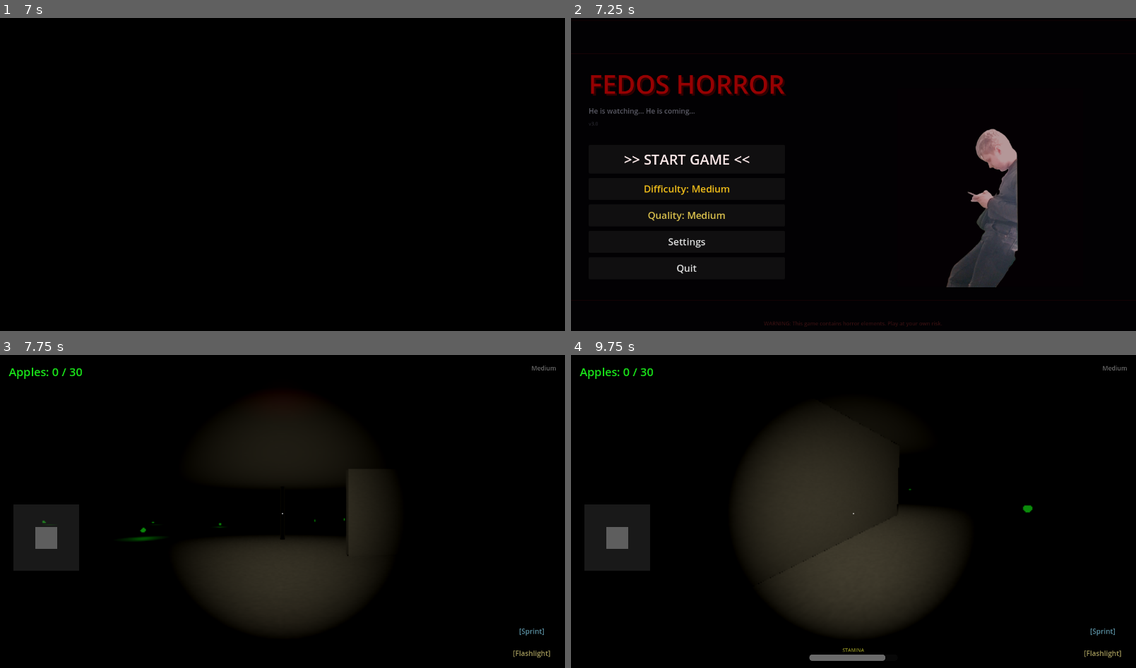
Above: before the commit, frames 1-4 (two rows, left to right).
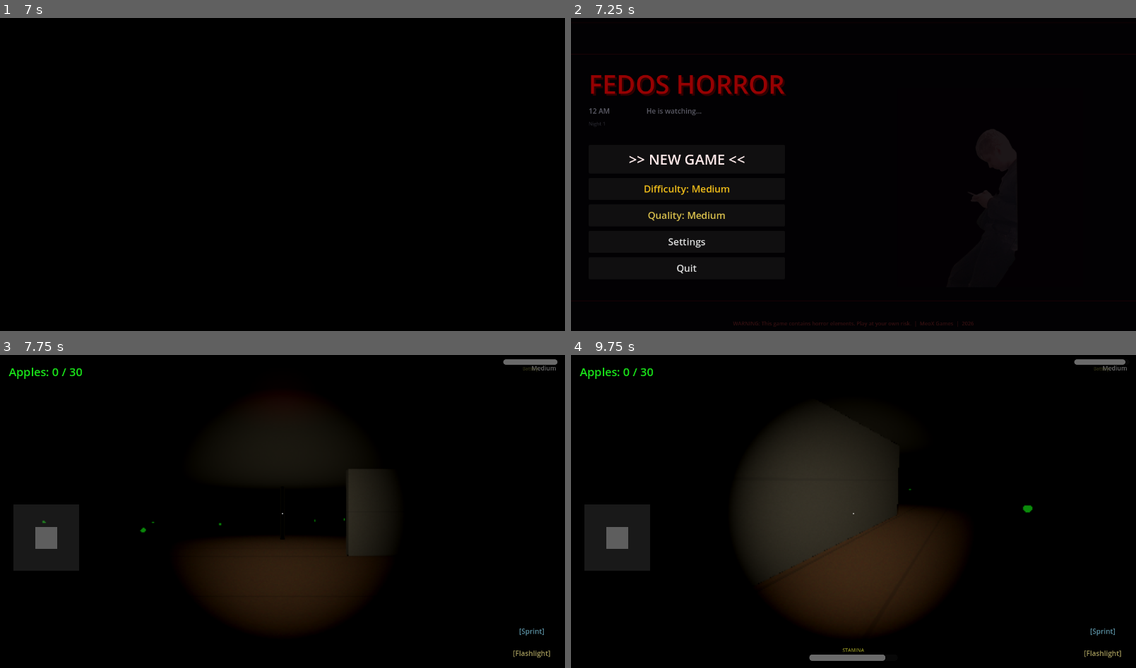
Above: after the commit, the same moments.

Repository: developer-SNOOP/WardenUpgradeMod
Game: Godot game, scene res://scenes/splash_screen.tscn
The game is run twice, just before and just after one commit, with the same random seed, the same clock (stepped at 60 frames per second) and the same inputs.
Inputs (mouse positions are in pixels of both pictures, inside the frame that each line leads up to):
- Up to frame 1 (7 s): move the mouse to (406, 161) at 0.52 s; hold D (move_right) 0.53-1.25 s; hold Shift (sprint) 0.53-1.25 s; click (406, 161) at 0.67 s; tap Enter at 1.25, 5 s; drag from (169, 193) to (254, 240) at 1.27 s; move the mouse to (339, 105) at 2.02 s; hold D (move_right) 2.03-2.75 s; hold Shift (sprint) 2.03-2.75 s; click (339, 105) at 2.17 s; tap Space at 2.75, 5.75 s; drag from (254, 240) to (113, 127) at 2.77 s; move the mouse to (452, 224) at 3.52 s; hold A (move_left) 3.53-4.25 s; hold Shift (sprint) 3.53-4.25 s; click (452, 224) at 3.67 s; drag from (113, 127) to (197, 96) at 4.27 s; move the mouse to (310, 177) at 5.02 s; hold S (move_backward) 5.03-5.75 s; hold Shift (sprint) 5.03-5.75 s; click (310, 177) at 5.17 s; drag from (197, 96) to (169, 193) at 5.77 s; move the mouse to (406, 161) at 6.52 s; hold W (move_forward) from 6.53 s (still down); hold Shift (sprint) from 6.53 s (still down); click (406, 161) at 6.67 s
- Up to frame 2 (7.25 s): keep holding W (move_forward); keep holding Shift (sprint)
- Up to frame 3 (7.75 s): release W (move_forward) at 7.25 s; release Shift (sprint) at 7.25 s; click ">> START GAME <<" (after the commit: ">> NEW GAME <<") at 7.25 s
- Up to frame 4 (9.75 s): tap Enter at 8 s; move the mouse to (825, 514) at 8.02 s; hold W (move_forward) 8.03-9.53 s; tap Shift (sprint) at 8.1, 9.6 s; move the mouse to (864, 508) at 8.77 s; hold Shift (sprint) 8.78-9.53 s; tap Space at 9.5 s; move the mouse to (847, 517) at 9.52 s; hold A (move_left) from 9.53 s (still down)

Frame 1 is identical in both runs. In frame 2, 4.0% of the frame differs, in the area x 3-80%, y 28-99%; in frame 3, 0.3%; in frame 4, 0.4%.

Commit message:
Major FNAF-style update: user OST, screamers, battery, better graphics
Audio:
- Replaced menu music with user's FedosOST.mp3 (Suno-generated)
- Added screamer sound effect (loud, distorted, plays on death)

Screamer System:
- Full-screen red flash with Fedos face on death
- Screen shakes violently during screamer (1.5 seconds)
- Loud screamer audio blast
- Random mini-scares (screen flicker every 25-60 seconds)

FNAF-style Menu:
- Title glitch effect (random red/green flashes)
- Fedos image lurks and drifts left-right
- Faster scan lines like security camera
- Periodic jumpscare tease (Fedos zooms in then fades)
- '12 AM' and 'Night 1' labels like FNAF
- Stronger static noise

Flashlight Battery System:
- Battery drains when flashlight is on (3%/sec)
- Regenerates slowly when off (1.5%/sec)
- Battery bar in top-right corner
- 'BATTERY LOW!' warning flashes when under 20%
- Flashlight auto-off when battery hits 0

Better Graphics:
- 512x512 textures with realistic wood grain lines
- More detailed wall/concrete textures
- 13 room lights (up from 9) with varied ranges
- Better light attenuation for realistic falloff

Camera Shake:
- Subtle camera shake when Fedos is within 10 units
- Intensity scales with proximity

Co-Authored-By: Амир Фазульжанов <fazulzanovamir5@gmail.com>

Diff:
--- a/FedosHorror/scenes/game.tscn
+++ b/FedosHorror/scenes/game.tscn
@@ -450,6 +450,51 @@
 offset_bottom = 100.0
 color = Color(1, 1, 1, 0.3)
 
+[node name="ScreamerRect" type="ColorRect" parent="GameUI"]
+anchors_preset = 15
+anchor_right = 1.0
+anchor_bottom = 1.0
+color = Color(0.1, 0, 0, 1)
+visible = false
+mouse_filter = 2
+
+[node name="ScreamerImage" type="TextureRect" parent="GameUI/ScreamerRect"]
+layout_mode = 1
+anchors_preset = 15
+anchor_right = 1.0
+anchor_bottom = 1.0
+texture = ExtResource("5")
+expand_mode = 1
+stretch_mode = 5
+modulate = Color(1.2, 0.4, 0.4, 1)
+
+[node name="BatteryBar" type="ProgressBar" parent="GameUI"]
+anchors_preset = 1
+anchor_left = 1.0
+anchor_right = 1.0
+offset_left = -140.0
+offset_top = 10.0
+offset_right = -15.0
+offset_bottom = 22.0
+grow_horizontal = 0
+max_value = 100.0
+value = 100.0
+show_percentage = false
+
+[node name="BatteryLabel" type="Label" parent="GameUI"]
+anchors_preset = 1
+anchor_left = 1.0
+anchor_right = 1.0
+offset_left = -140.0
+offset_top = 24.0
+offset_right = -15.0
+offset_bottom = 38.0
+grow_horizontal = 0
+theme_override_colors/font_color = Color(0.7, 0.7, 0.3, 0.5)
+theme_override_font_sizes/font_size = 10
+text = "Battery"
+horizontal_alignment = 1
+
 [node name="WinPanel" type="Panel" parent="GameUI"]
 anchors_preset = 8
 anchor_left = 0.5
--- a/FedosHorror/scenes/main_menu.tscn
+++ b/FedosHorror/scenes/main_menu.tscn
@@ -109,14 +109,14 @@
 layout_mode = 2
 theme_override_colors/font_color = Color(0.45, 0.45, 0.5, 0.8)
 theme_override_font_sizes/font_size = 16
-text = "He is watching... He is coming..."
+text = "12 AM                    He is watching..."
 horizontal_alignment = 0
 
 [node name="VersionLabel" type="Label" parent="VBoxContainer"]
 layout_mode = 2
 theme_override_colors/font_color = Color(0.3, 0.3, 0.35, 0.5)
 theme_override_font_sizes/font_size = 11
-text = "v3.0"
+text = "Night 1"
 
 [node name="Spacer" type="Control" parent="VBoxContainer"]
 layout_mode = 2
@@ -128,7 +128,7 @@
 theme_override_colors/font_color = Color(1, 0.92, 0.92, 1)
 theme_override_colors/font_hover_color = Color(1, 0.2, 0.2, 1)
 theme_override_font_sizes/font_size = 32
-text = ">> START GAME <<"
+text = ">> NEW GAME <<"
 
 [node name="DifficultyButton" type="Button" parent="VBoxContainer"]
 layout_mode = 2
@@ -168,7 +168,7 @@
 grow_vertical = 0
 theme_override_colors/font_color = Color(0.5, 0.15, 0.15, 0.4)
 theme_override_font_sizes/font_size = 12
-text = "WARNING: This game contains horror elements. Play at your own risk."
+text = "WARNING: This game contains horror elements. Play at your own risk.  |  MeoX Games  |  2026"
 horizontal_alignment = 1
 
 [node name="SettingsPanel" type="Panel" parent="."]
--- a/FedosHorror/scripts/game_scene.gd
+++ b/FedosHorror/scripts/game_scene.gd
@@ -65,23 +65,27 @@
 
 func _add_room_lights():
 	var light_positions = [
-		{"pos": Vector3(-30, 2.8, -30), "color": Color(0.6, 0.45, 0.25), "energy": 0.5},
-		{"pos": Vector3(30, 2.8, -30), "color": Color(0.3, 0.3, 0.55), "energy": 0.35},
-		{"pos": Vector3(-30, 2.8, 30), "color": Color(0.5, 0.2, 0.2), "energy": 0.3},
-		{"pos": Vector3(30, 2.8, 30), "color": Color(0.2, 0.4, 0.2), "energy": 0.25},
-		{"pos": Vector3(0, 2.8, 0), "color": Color(0.7, 0.5, 0.3), "energy": 0.4},
-		{"pos": Vector3(-45, 2.8, 0), "color": Color(0.4, 0.3, 0.5), "energy": 0.3},
-		{"pos": Vector3(45, 2.8, 0), "color": Color(0.5, 0.4, 0.2), "energy": 0.25},
-		{"pos": Vector3(0, 2.8, -45), "color": Color(0.3, 0.5, 0.3), "energy": 0.2},
-		{"pos": Vector3(0, 2.8, 45), "color": Color(0.5, 0.2, 0.3), "energy": 0.3},
+		{"pos": Vector3(-30, 2.8, -30), "color": Color(0.7, 0.5, 0.3), "energy": 0.6, "range": 14.0},
+		{"pos": Vector3(30, 2.8, -30), "color": Color(0.35, 0.35, 0.6), "energy": 0.4, "range": 12.0},
+		{"pos": Vector3(-30, 2.8, 30), "color": Color(0.6, 0.25, 0.2), "energy": 0.35, "range": 11.0},
+		{"pos": Vector3(30, 2.8, 30), "color": Color(0.25, 0.5, 0.25), "energy": 0.3, "range": 10.0},
+		{"pos": Vector3(0, 2.8, 0), "color": Color(0.8, 0.6, 0.35), "energy": 0.5, "range": 16.0},
+		{"pos": Vector3(-45, 2.8, 0), "color": Color(0.5, 0.35, 0.55), "energy": 0.35, "range": 12.0},
+		{"pos": Vector3(45, 2.8, 0), "color": Color(0.6, 0.45, 0.25), "energy": 0.3, "range": 11.0},
+		{"pos": Vector3(0, 2.8, -45), "color": Color(0.35, 0.55, 0.35), "energy": 0.25, "range": 10.0},
+		{"pos": Vector3(0, 2.8, 45), "color": Color(0.6, 0.25, 0.35), "energy": 0.35, "range": 12.0},
+		{"pos": Vector3(-15, 2.8, -15), "color": Color(0.8, 0.4, 0.2), "energy": 0.2, "range": 8.0},
+		{"pos": Vector3(15, 2.8, 15), "color": Color(0.3, 0.3, 0.7), "energy": 0.2, "range": 8.0},
+		{"pos": Vector3(-40, 2.8, -40), "color": Color(0.5, 0.2, 0.15), "energy": 0.15, "range": 7.0},
+		{"pos": Vector3(40, 2.8, 40), "color": Color(0.15, 0.4, 0.2), "energy": 0.15, "range": 7.0},
 	]
 	for ld in light_positions:
 		var light = OmniLight3D.new()
 		light.position = ld["pos"]
 		light.light_color = ld["color"]
 		light.light_energy = ld["energy"]
-		light.omni_range = 10.0
-		light.omni_attenuation = 1.5
+		light.omni_range = ld["range"]
+		light.omni_attenuation = 1.2
 		light.shadow_enabled = false
 		add_child(light)
 
--- a/FedosHorror/scripts/game_ui.gd
+++ b/FedosHorror/scripts/game_ui.gd
@@ -13,6 +13,10 @@
 @onready var heartbeat_label: Label = $HeartbeatLabel
 @onready var flashlight_label: Label = $FlashlightLabel
 @onready var sprint_button: Label = $SprintButton
+@onready var screamer_rect: ColorRect = $ScreamerRect
+@onready var screamer_image: TextureRect = $ScreamerRect/ScreamerImage
+@onready var battery_bar: ProgressBar = $BatteryBar
+@onready var battery_label: Label = $BatteryLabel
 
 var warning_timer: float = 0.0
 var shake_amount: float = 0.0
@@ -22,11 +26,29 @@
 var sprint_touch_area: Rect2 = Rect2()
 var sprint_touch_index: int = -1
 
+# Screamer system
+var screamer_active: bool = false
+var screamer_timer: float = 0.0
+var screamer_duration: float = 1.5
+var screamer_sound: AudioStreamPlayer = null
+var random_scare_timer: float = 0.0
+var next_scare_time: float = 30.0
+
+# Flashlight battery
+var battery: float = 100.0
+var battery_drain: float = 3.0
+var battery_regen: float = 1.5
+var flashlight_on: bool = true
+
+# Camera shake
+var camera_shake_intensity: float = 0.0
+
 func _ready():
 	win_panel.visible = false
 	lose_panel.visible = false
 	speed_warning.visible = false
 	heartbeat_label.visible = false
+	screamer_rect.visible = false
 	update_apple_count(0)
 	vignette.modulate.a = 0.0
 	GameManager.apple_collected.connect(_on_apple_collected)
@@ -36,6 +58,17 @@
 
 	if joystick and joystick.has_signal("joystick_input"):
 		joystick.joystick_input.connect(_on_joystick_input)
+
+	_setup_screamer_sound()
+	next_scare_time = randf_range(25.0, 50.0)
+
+func _setup_screamer_sound():
+	screamer_sound = AudioStreamPlayer.new()
+	var stream = load("res://audio/screamer.ogg")
+	if stream:
+		screamer_sound.stream = stream
+		screamer_sound.volume_db = 6.0
+	add_child(screamer_sound)
 
 func _update_touch_areas():
 	var pad = 15.0
@@ -65,11 +98,12 @@
 
 func _toggle_flashlight():
 	var player = get_tree().get_first_node_in_group("player")
-	if player:
+	if player and battery > 0:
 		var flashlight = player.get_node_or_null("Camera3D/Flashlight")
 		if flashlight:
-			flashlight.visible = !flashlight.visible
-			if flashlight.visible:
+			flashlight_on = !flashlight_on
+			flashlight.visible = flashlight_on
+			if flashlight_on:
 				flashlight_label.text = "[Flashlight ON]"
 			else:
 				flashlight_label.text = "[Flashlight OFF]"
@@ -96,9 +130,52 @@
 		sprint_label.visible = player.stamina < player.max_stamina
 		player.is_sprinting_touch = is_sprinting_touch
 
+	# Flashlight battery system
+	if GameManager.game_active and player:
+		var flashlight = player.get_node_or_null("Camera3D/Flashlight")
+		if flashlight and flashlight.visible:
+			battery = max(0, battery - battery_drain * delta)
+			if battery <= 0:
+				flashlight.visible = false
+				flashlight_on = false
+				flashlight_label.text = "[NO BATTERY]"
+		else:
+			battery = min(100.0, battery + battery_regen * delta)
+		battery_bar.value = battery
+		battery_bar.visible = true
+		battery_label.visible = true
+		if battery < 20:
+			battery_label.text = "BATTERY LOW!"
+			battery_label.modulate = Color(1, 0.2, 0.2, 0.6 + sin(heartbeat_time * 4.0) * 0.4)
+		else:
+			battery_label.text = "Battery"
+			battery_label.modulate = Color(1, 1, 1, 0.5)
+
+	# Screamer animation
+	if screamer_active:
+		screamer_timer += delta
+		if screamer_timer < screamer_duration:
+			screamer_rect.visible = true
+			var shake = sin(screamer_timer * 40.0) * 15.0
+			screamer_rect.position = Vector2(shake, sin(screamer_timer * 35.0) * 10.0)
+			var flash = abs(sin(screamer_timer * 20.0))
+			screamer_rect.modulate = Color(1, flash * 0.3, flash * 0.3, 1.0)
+		else:
+			screamer_active = false
+			screamer_rect.visible = false
+			screamer_rect.position = Vector2.ZERO
+
+	# Random mini-scare (screen flicker when Fedos is close)
+	if GameManager.game_active:
+		random_scare_timer += delta
+		if random_scare_timer >= next_scare_time:
+			random_scare_timer = 0.0
+			next_scare_time = randf_range(25.0, 60.0)
+			_trigger_mini_scare()
+
 	# Heartbeat proximity system
 	if GameManager.game_active:
-		var fedos = get_tree().get_first_node_in_group("fedos") if false else _find_fedos()
+		var fedos = _find_fedos()
 		if fedos and player:
 			var dist = player.global_position.distance_to(fedos.global_position)
 			heartbeat_time += delta
@@ -108,15 +185,37 @@
 				var beat_speed = 2.0 + intensity * 6.0
 				var beat = abs(sin(heartbeat_time * beat_speed))
 				heartbeat_label.modulate.a = 0.4 + beat * 0.6
-				if dist < 15.0:
+				if dist < 10.0:
 					heartbeat_label.text = "!! HEARTBEAT RACING !!"
-					vignette.modulate.a = max(vignette.modulate.a, intensity * 0.15)
-				elif dist < 25.0:
+					vignette.modulate.a = max(vignette.modulate.a, intensity * 0.25)
+					# Camera shake when very close
+					camera_shake_intensity = intensity * 0.3
+				elif dist < 20.0:
 					heartbeat_label.text = "... thump ... thump ..."
+					camera_shake_intensity = intensity * 0.1
 				else:
 					heartbeat_label.text = "... thump ..."
+					camera_shake_intensity = 0.0
 			else:
 				heartbeat_label.visible = false
+				camera_shake_intensity = 0.0
+
+		# Apply camera shake
+		if player and camera_shake_intensity > 0:
+			var cam = player.get_node_or_null("Camera3D")
+			if cam:
+				cam.h_offset = sin(heartbeat_time * 15.0) * camera_shake_intensity * 0.02
+				cam.v_offset = cos(heartbeat_time * 12.0) * camera_shake_intensity * 0.015
+
+func _trigger_mini_scare():
+	vignette.modulate.a = 0.5
+	shake_amount = 0.8
+
+func trigger_screamer():
+	screamer_active = true
+	screamer_timer = 0.0
+	if screamer_sound:
+		screamer_sound.play()
 
 func _find_fedos() -> Node3D:
 	var game = get_tree().current_scene
@@ -141,11 +240,12 @@
 	Input.mouse_mode = Input.MOUSE_MODE_VISIBLE
 
 func _on_game_lost():
+	trigger_screamer()
 	lose_panel.visible = true
 	joystick.visible = false
 	Input.mouse_mode = Input.MOUSE_MODE_VISIBLE
 
 func _on_joystick_input(vec: Vector2):
 	var player = get_tree().get_first_node_in_group("player")
-	if player and player.has_method("set_joystick_input"):
+	if player:
 		player.set_joystick_input(vec)
--- a/FedosHorror/scripts/main_menu.gd
+++ b/FedosHorror/scripts/main_menu.gd
@@ -25,6 +25,10 @@
 var flicker_timer: float = 0.0
 var next_flicker: float = 3.0
 var music_player: AudioStreamPlayer = null
+var jumpscare_timer: float = 0.0
+var next_jumpscare: float = 15.0
+var fedos_target_x: float = 0.0
+var fedos_drift_speed: float = 0.0
 
 func _ready():
 	Input.mouse_mode = Input.MOUSE_MODE_VISIBLE
@@ -43,47 +47,83 @@
 	_update_quality_label()
 	_load_settings_ui()
 	_start_menu_music()
+	next_jumpscare = randf_range(10.0, 25.0)
+	fedos_target_x = fedos_image.position.x if fedos_image else 100.0
 
 func _process(delta):
 	time += delta
 
-	# Title pulse
-	var pulse = 0.55 + sin(time * 2.0) * 0.45
-	title_label.modulate = Color(pulse, 0.06, 0.08, 1.0)
-
-	# Glow lines animate
+	# FNAF-style title glitch effect
+	var glitch = randf()
+	if glitch < 0.02:
+		title_label.position.x = randf_range(-3, 3)
+		title_label.modulate = Color(1.0, 0.0, 0.0, 1.0)
+	elif glitch < 0.04:
+		title_label.position.x = 0
+		title_label.modulate = Color(0.0, 0.9, 0.0, 0.4)
+	else:
+		title_label.position.x = lerp(title_label.position.x, 0.0, delta * 10.0)
+		var pulse = 0.55 + sin(time * 2.0) * 0.45
+		title_label.modulate = Color(pulse, 0.06, 0.08, 1.0)
+
+	# Glow lines animate with varying speed
 	if glow_line1:
 		glow_line1.modulate.a = 0.3 + sin(time * 1.5) * 0.15
+		glow_line1.position.y = 80.0 + sin(time * 0.3) * 20.0
 	if glow_line2:
 		glow_line2.modulate.a = 0.25 + sin(time * 1.8 + 1.0) * 0.15
-
-	# Scan line moves down
+		glow_line2.position.y = 640.0 + sin(time * 0.4) * 15.0
+
+	# Multiple scan lines like FNAF camera
 	if scan_line:
 		var screen_h = get_viewport().get_visible_rect().size.y
-		scan_line.position.y = fmod(time * 80.0, screen_h + 10.0) - 5.0
-		scan_line.modulate.a = 0.2 + sin(time * 3.0) * 0.1
-
-	# Fedos image: subtle breathing and occasional flicker
+		scan_line.position.y = fmod(time * 120.0, screen_h + 10.0) - 5.0
+		scan_line.modulate.a = 0.15 + sin(time * 5.0) * 0.1
+
+	# Fedos image: FNAF-style lurking behavior
 	if fedos_image:
-		var breathe = 1.0 + sin(time * 1.5) * 0.02
+		var breathe = 1.0 + sin(time * 1.2) * 0.015
 		fedos_image.scale = Vector2(breathe, breathe)
+
+		# Slow drift left-right like lurking
+		fedos_image.position.x = lerp(fedos_image.position.x, fedos_target_x + sin(time * 0.5) * 15.0, delta * 0.8)
 
 		flicker_timer += delta
 		if flicker_timer > next_flicker:
 			flicker_timer = 0.0
-			next_flicker = randf_range(2.0, 6.0)
+			next_flicker = randf_range(1.5, 5.0)
+			# FNAF-style: fedos disappears and reappears
+			fedos_image.modulate.a = 0.0
+		elif flicker_timer < 0.08:
+			fedos_image.modulate.a = 0.9
+		elif flicker_timer < 0.15 and fedos_image.modulate.a > 0.8:
 			fedos_image.modulate.a = 0.1
-		elif flicker_timer < 0.1 and fedos_image.modulate.a < 0.5:
-			fedos_image.modulate.a = 0.6
+		elif flicker_timer < 0.2:
+			fedos_image.modulate.a = 0.85
 		else:
-			fedos_image.modulate.a = lerp(fedos_image.modulate.a, 0.55, delta * 2.0)
+			fedos_image.modulate.a = lerp(fedos_image.modulate.a, 0.7, delta * 2.0)
 
 	if fedos_glow:
-		fedos_glow.modulate.a = 0.1 + sin(time * 2.5) * 0.08
-
-	# Static noise flicker
+		fedos_glow.modulate.a = 0.08 + sin(time * 3.0) * 0.06
+
+	# Static noise - more intense like FNAF camera
 	if static_noise:
-		static_noise.modulate.a = randf_range(0.01, 0.04)
+		static_noise.modulate.a = randf_range(0.02, 0.06)
+
+	# FNAF-style periodic jumpscare tease on menu
+	jumpscare_timer += delta
+	if jumpscare_timer >= next_jumpscare:
+		jumpscare_timer = 0.0
+		next_jumpscare = randf_range(12.0, 30.0)
+		_menu_jumpscare_tease()
+
+func _menu_jumpscare_tease():
+	if fedos_image:
+		fedos_image.modulate = Color(1.5, 0.3, 0.3, 1.0)
+		fedos_image.scale = Vector2(1.15, 1.15)
+		var tween = create_tween()
+		tween.tween_property(fedos_image, "modulate", Color(1.0, 0.85, 0.85, 0.7), 0.5)
+		tween.tween_property(fedos_image, "scale", Vector2(1.0, 1.0), 0.5)
 
 func _on_play_pressed():
 	if music_player:
@@ -95,7 +135,7 @@
 	if stream:
 		music_player = AudioStreamPlayer.new()
 		music_player.stream = stream
-		music_player.volume_db = -6.0
+		music_player.volume_db = -4.0
 		music_player.autoplay = false
 		add_child(music_player)
 		music_player.play()
Binary file changed: FedosHorror/textures/ceiling_dark.png
Binary file changed: FedosHorror/textures/floor_wood.png
Binary file changed: FedosHorror/textures/wall_inner.png
Binary file changed: FedosHorror/textures/wall_plaster.png
Not shown, changed: FedosHorror/audio/menu_music.ogg
Not shown, added: FedosHorror/audio/screamer.ogg
